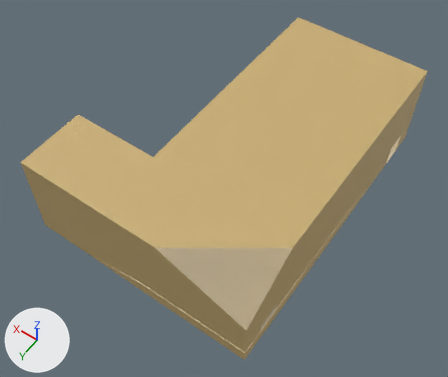
The FBX model Assets/Models/Room003.fbx, before and after one commit.
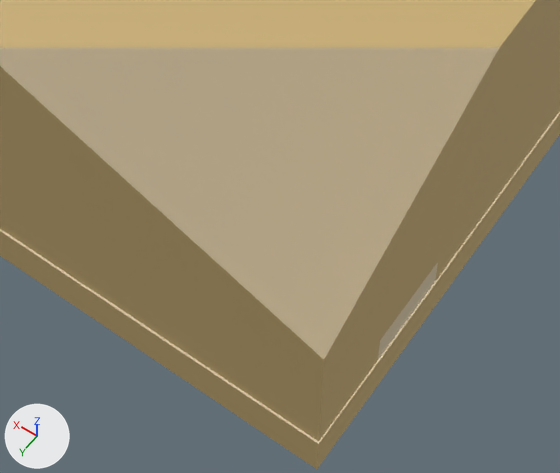
Each version appears first whole from a 50 mm camera at (-32.0, 57.0, 82.5) aimed at (4.6, 5.7, 1.9), and next in a close-up on the part from 36% to 69% of the width and 62% to 96% of the height. The axes (+X, +Y, +Z) are drawn at lower left. The lights are the same throughout. The first two pictures are the older version. Everything nearer to the camera than a plane just in front of the edit is cut away. Where no turn or scale is listed for an object, it has been applied to the vertices.

The older version as bpy lines, for what is in view:
```python
me_cube = bpy.data.meshes.new('Cube')
me_cube.from_pydata(...)  # 102 vertices, 101 faces; spans x -13.9..25.9, y -25.9..26.6, z -2.0..13.9
# faces by material slot: [75, 26]
me_cube.materials.append(mat_material)  # brown #c9ae74
me_cube.materials.append(mat_material_001)  # beige #dfceac
ob_cube = bpy.data.objects.new('Cube', me_cube)
ob_cube.location = (0.0, 0.0, 0.0)
```
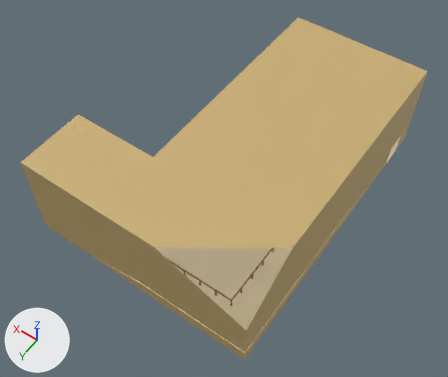
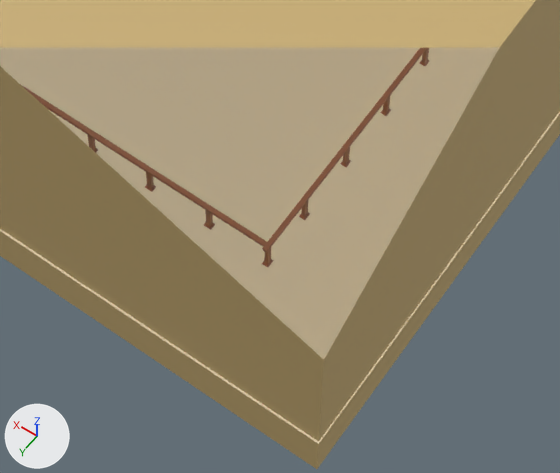
What the commit changed:
Material 'Material.002' (mat_material_002) is new.
Its base color is (0.319, 0.122, 0.0578) (brown #996244).
me_cube is used by ob_cube; location (0.0, 0.0, 0.0).
me_cube had 102 vertices, 101 faces and spanned x -13.9..25.9, y -25.9..26.6, z -2.0..13.9.
me_cube now has 726 vertices, 699 faces and spans x -13.9..25.9, y -25.9..26.6, z -2.0..13.9.
me_cube part 1: 624 vertices added at x -8.2..4.9, y -2.7..21.9, z 0.3..1.7.
me_cube part 2: 1 face spanning x -13.8, y 18.6..22.6, z -2.0..2.0 switches from mat_material_001 (beige #dfceac) to mat_material (brown #c9ae74).
me_cube gains material mat_material_002 (brown #996244).

Location of each change, [x1, y1, x2, y2] in pixels of the close-ups (560 x 473 px):
part 1 of me_cube, added: after [20, 48, 430, 267]
part 2 of me_cube, recoloured (beige to brown): [378, 262, 438, 360] in both
